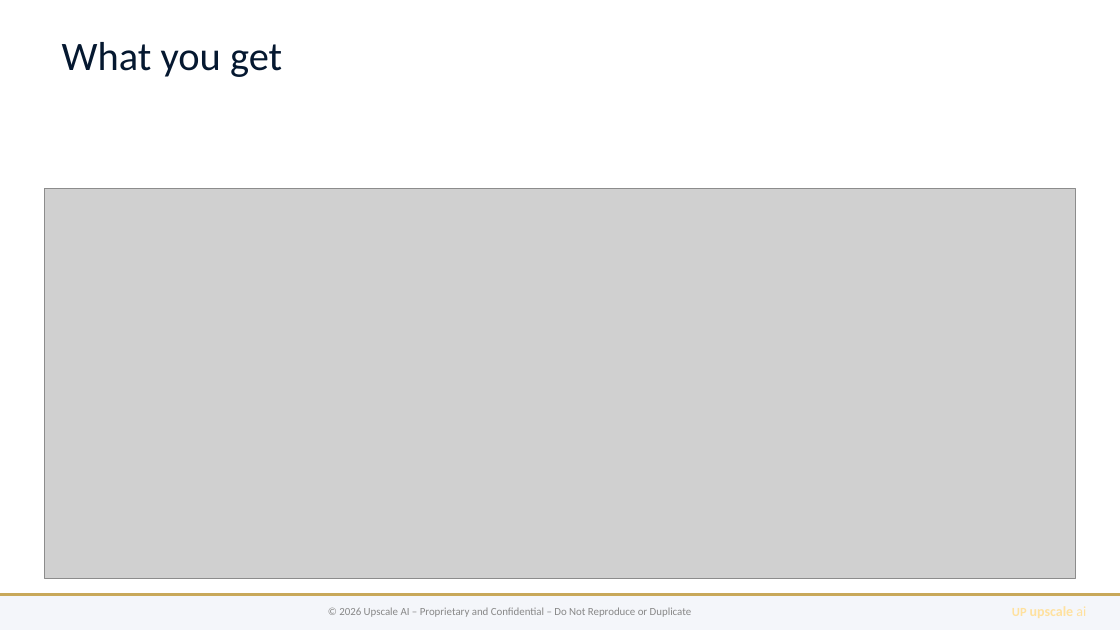
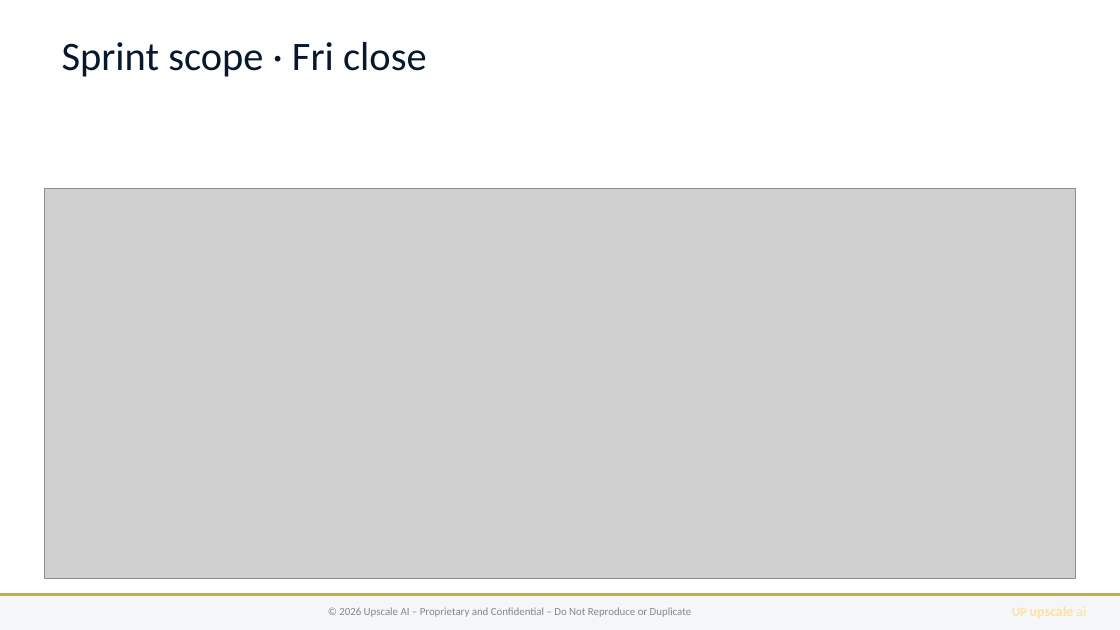
Before and after one commit to upscale-ai-network/agent-template, a slide deck: slide 4 of dt100/manager-arch-vision-a3.pptx. Drawn at 1120x630 pixels with LibreOffice and Linux fonts; fonts in the diff are those of the drawing; grey boxes stand for pictures. Boxes give left, top, right and bottom in pixels: in the first picture for what was removed or moved away, otherwise in the second. Text is boxed around its words. In the diff, an @@ line names an element or a change of style, - is before the commit and + after.

```diff
--- a/dt100/manager-arch-vision-a3.pptx
+++ b/dt100/manager-arch-vision-a3.pptx
@@ text at [62, 42, 427, 77]: text changed @@
-What you get
+Sprint scope · Fri close
```
Also in this commit, not shown: 3 other slides changed, 15 other files.
